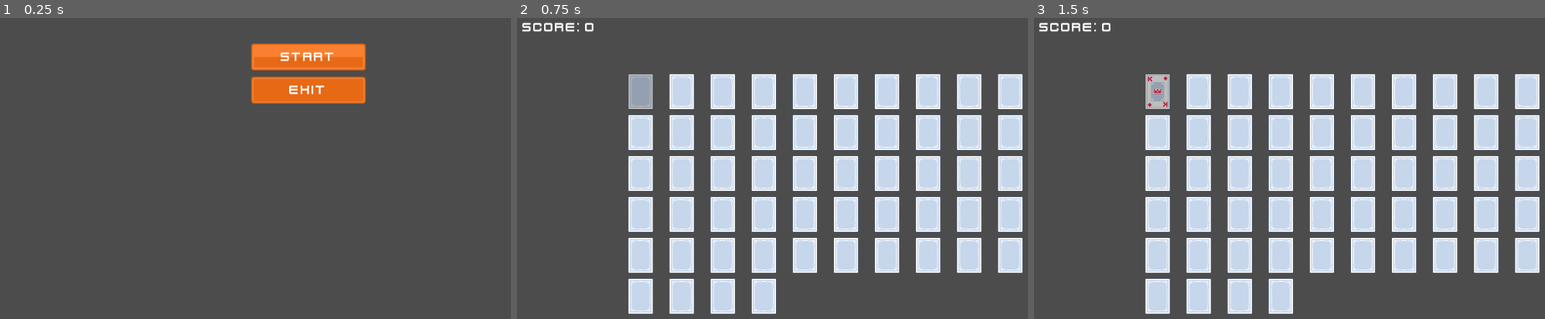
Above: before the commit, frames 1-3 (left to right).
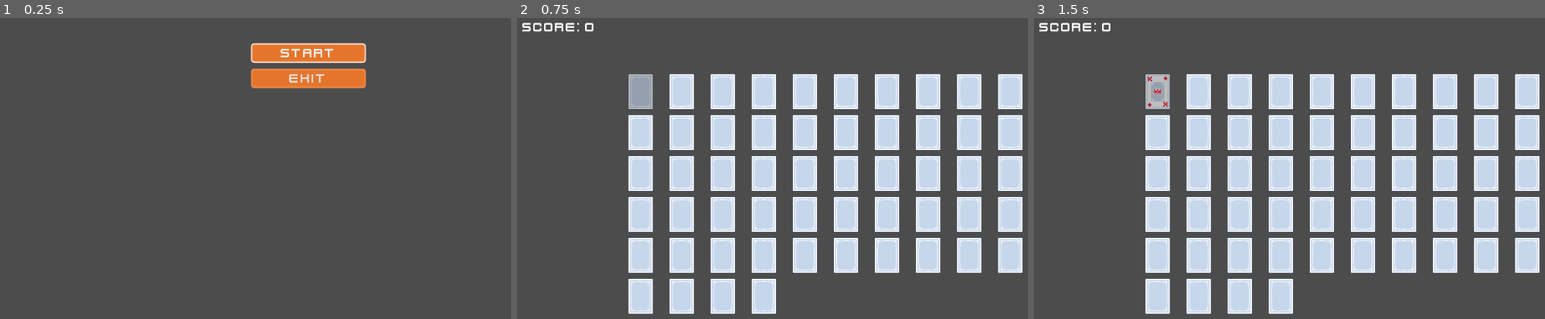
Above: after the commit, the same moments.

Repository: sakkaku-dev/memory-card
Game: Godot game, scene res://scenes/Game.tscn
Same seed, same stepped clock (60 frames per second), same inputs: the game is played once before the commit and once after it.
Inputs (mouse positions are in pixels of both pictures, inside the frame that each line leads up to):
- Up to frame 1 (0.25 s): no input
- Up to frame 2 (0.75 s): click "Start" at 0.5 s
- Up to frame 3 (1.5 s): click (1156, 90) at 1.25 s

The runs differ from the first frame. In frame 1, 3.1% of the frame differs, in the area x 49-72%, y 8-29%; in frame 2, nothing differs; in frame 3, nothing differs.

Commit message:
Add confirm dialog

Diff:
--- /dev/null
+++ b/assets/styles/button_active.tres
@@ -0,0 +1,14 @@
+[gd_resource type="StyleBoxFlat" format=2]
+
+[resource]
+bg_color = Color( 0.901961, 0.462745, 0.172549, 1 )
+border_width_left = 3
+border_width_top = 3
+border_width_right = 3
+border_width_bottom = 3
+border_color = Color( 1, 1, 1, 1 )
+border_blend = true
+corner_radius_top_left = 5
+corner_radius_top_right = 5
+corner_radius_bottom_right = 5
+corner_radius_bottom_left = 5
--- /dev/null
+++ b/assets/styles/button_normal.tres
@@ -0,0 +1,13 @@
+[gd_resource type="StyleBoxFlat" format=2]
+
+[resource]
+bg_color = Color( 0.901961, 0.462745, 0.172549, 1 )
+border_width_left = 3
+border_width_top = 3
+border_width_right = 3
+border_width_bottom = 3
+border_color = Color( 0.921569, 0.533333, 0.27451, 1 )
+corner_radius_top_left = 5
+corner_radius_top_right = 5
+corner_radius_bottom_right = 5
+corner_radius_bottom_left = 5
--- a/assets/fonts/main_font.tres
+++ b/assets/styles/main_font.tres
@@ -1,6 +1,6 @@
 [gd_resource type="DynamicFont" load_steps=2 format=2]
 
-[ext_resource path="res://assets/fonts/kenvector_future.ttf" type="DynamicFontData" id=1]
+[ext_resource path="res://assets/styles/kenvector_future.ttf" type="DynamicFontData" id=1]
 
 [resource]
 size = 22
--- /dev/null
+++ b/assets/styles/main_theme.tres
@@ -0,0 +1,20 @@
+[gd_resource type="Theme" load_steps=4 format=2]
+
+[ext_resource path="res://assets/styles/main_font.tres" type="DynamicFont" id=1]
+[ext_resource path="res://assets/styles/button_active.tres" type="StyleBox" id=2]
+[ext_resource path="res://assets/styles/button_normal.tres" type="StyleBox" id=3]
+
+[resource]
+default_font = ExtResource( 1 )
+Button/colors/font_color = Color( 0.878431, 0.878431, 0.878431, 1 )
+Button/colors/font_color_disabled = Color( 0.9, 0.9, 0.9, 0.2 )
+Button/colors/font_color_hover = Color( 0.878431, 0.878431, 0.878431, 1 )
+Button/colors/font_color_pressed = Color( 1, 1, 1, 1 )
+Button/constants/hseparation = 2
+Button/fonts/font = null
+Button/styles/disabled = null
+Button/styles/focus = ExtResource( 2 )
+Button/styles/hover = ExtResource( 2 )
+Button/styles/normal = ExtResource( 3 )
+Button/styles/pressed = null
+PopupPanel/styles/panel = ExtResource( 3 )
--- a/project.godot
+++ b/project.godot
@@ -15,9 +15,9 @@
 "path": "res://scripts/input/EmptyPlayerInput.gd"
 }, {
 "base": "TextureButton",
-"class": "FocusButton",
+"class": "FocusTextureButton",
 "language": "GDScript",
-"path": "res://scenes/ui/FocusButton.gd"
+"path": "res://scenes/ui/FocusTextureButton.gd"
 }, {
 "base": "Control",
 "class": "Focusable",
@@ -61,7 +61,7 @@
 } ]
 _global_script_class_icons={
 "EmptyPlayerInput": "",
-"FocusButton": "",
+"FocusTextureButton": "",
 "Focusable": "",
 "InputReader": "",
 "Menu": "",
--- a/scenes/Game.gd
+++ b/scenes/Game.gd
@@ -12,11 +12,6 @@
 	game.hide()
 	game_ui.hide()
 	update_score()
-
-
-func _input(event):
-	if event.is_action_pressed("ui_cancel"):
-		toggle_menu()
 
 
 func start_game():
--- a/scenes/Game.tscn
+++ b/scenes/Game.tscn
@@ -1,13 +1,28 @@
-[gd_scene load_steps=6 format=2]
+[gd_scene load_steps=9 format=2]
 
 [ext_resource path="res://scenes/MemoryCardGrid.tscn" type="PackedScene" id=1]
 [ext_resource path="res://scenes/Game.gd" type="Script" id=2]
 [ext_resource path="res://scenes/ui/Menu.tscn" type="PackedScene" id=3]
 [ext_resource path="res://scenes/ui/Button.tscn" type="PackedScene" id=4]
-[ext_resource path="res://assets/fonts/main_font.tres" type="DynamicFont" id=5]
+[ext_resource path="res://assets/styles/main_font.tres" type="DynamicFont" id=5]
+[ext_resource path="res://scenes/ui/Confirm.tscn" type="PackedScene" id=6]
+[ext_resource path="res://scenes/ui/DialogContainer.tscn" type="PackedScene" id=7]
+[ext_resource path="res://assets/styles/main_theme.tres" type="Theme" id=8]
 
 [node name="Game" type="Node"]
 script = ExtResource( 2 )
+
+[node name="DialogLayer" type="CanvasLayer" parent="."]
+layer = 2
+
+[node name="DialogContainer" parent="DialogLayer" instance=ExtResource( 7 )]
+theme = ExtResource( 8 )
+
+[node name="ExitConfirm" parent="DialogLayer/DialogContainer" instance=ExtResource( 6 )]
+margin_left = 383.0
+margin_top = 236.0
+margin_right = 641.0
+margin_bottom = 364.0
 
 [node name="MenuLayer" type="CanvasLayer" parent="."]
 
@@ -17,6 +32,7 @@
 anchor_bottom = 1.0
 margin_left = -95.0
 margin_right = 95.0
+theme = ExtResource( 8 )
 custom_constants/margin_top = 50
 __meta__ = {
 "_edit_use_anchors_": false
@@ -31,21 +47,15 @@
 margin_bottom = 600.0
 
 [node name="Start" parent="MenuLayer/MainMenu/Menu" instance=ExtResource( 4 )]
-anchor_right = 0.0
-anchor_bottom = 0.0
 margin_right = 190.0
-margin_bottom = 45.0
-focus_neighbour_bottom = NodePath("../Exit")
-label = "Start"
+margin_bottom = 32.0
+text = "Start"
 
 [node name="Exit" parent="MenuLayer/MainMenu/Menu" instance=ExtResource( 4 )]
-anchor_right = 0.0
-anchor_bottom = 0.0
-margin_top = 55.0
+margin_top = 42.0
 margin_right = 190.0
-margin_bottom = 100.0
-focus_neighbour_top = NodePath("../Start")
-label = "Exit"
+margin_bottom = 74.0
+text = "Exit"
 
 [node name="UILayer" type="CanvasLayer" parent="."]
 layer = -1
@@ -82,6 +92,7 @@
 anchor_bottom = 0.0
 margin_right = 1024.0
 margin_bottom = 600.0
+[connection signal="confirm" from="DialogLayer/DialogContainer/ExitConfirm" to="." method="exit_game"]
 [connection signal="pressed" from="MenuLayer/MainMenu/Menu/Start" to="." method="start_game"]
-[connection signal="pressed" from="MenuLayer/MainMenu/Menu/Exit" to="." method="exit_game"]
+[connection signal="pressed" from="MenuLayer/MainMenu/Menu/Exit" to="DialogLayer/DialogContainer/ExitConfirm" method="open"]
 [connection signal="cards_matched" from="MarginContainer/MemoryCardGrid" to="." method="_on_MemoryCardGrid_cards_matched"]
--- a/scenes/ui/Button.gd
+++ b/scenes/ui/Button.gd
@@ -1,10 +1,16 @@
-tool
 extends TextureButton
 
 export var label := "Test"
+export var confirm_dialog: NodePath
 
 onready var label_elem := $Label
 onready var texture_button := $TextureButton
 
 func _ready():
 	label_elem.text = label
+
+
+func _on_Button_pressed():
+	if confirm_dialog:
+		var dialog = get_node(confirm_dialog)
+		dialog.show_modal()
--- a/scenes/ui/Button.tscn
+++ b/scenes/ui/Button.tscn
@@ -1,28 +1,9 @@
-[gd_scene load_steps=5 format=2]
+[gd_scene format=2]
 
-[ext_resource path="res://assets/fonts/main_font.tres" type="DynamicFont" id=1]
-[ext_resource path="res://assets/ui/red_button00.png" type="Texture" id=2]
-[ext_resource path="res://scenes/ui/Button.gd" type="Script" id=3]
-[ext_resource path="res://assets/ui/red_button12.png" type="Texture" id=4]
-
-[node name="Button" type="TextureButton"]
-anchor_right = 1.0
-anchor_bottom = 1.0
-texture_normal = ExtResource( 2 )
-texture_hover = ExtResource( 4 )
-texture_focused = ExtResource( 4 )
-script = ExtResource( 3 )
+[node name="Button" type="Button"]
+margin_right = 12.0
+margin_bottom = 20.0
+text = "Test"
 __meta__ = {
 "_edit_use_anchors_": false
 }
-
-[node name="Label" type="Label" parent="."]
-anchor_right = 1.0
-anchor_bottom = 1.0
-custom_fonts/font = ExtResource( 1 )
-text = "Test"
-align = 1
-valign = 1
-__meta__ = {
-"_edit_use_anchors_": false
-}
--- /dev/null
+++ b/scenes/ui/Confirm.gd
@@ -0,0 +1,27 @@
+extends Popup
+
+signal confirm
+signal cancel
+
+export var label_text = "Are you sure?"
+onready var label = $MarginContainer/VBoxContainer/Label
+
+onready var confirm = $MarginContainer/VBoxContainer/HBoxContainer/Confirm
+onready var cancel = $MarginContainer/VBoxContainer/HBoxContainer/Cancel
+
+func _ready():
+	label.text = label_text
+
+
+func _on_Confirm_pressed():
+	emit_signal("confirm")
+
+
+func _on_Cancel_pressed():
+	hide()
+	emit_signal("cancel")
+
+
+func open():
+	show_modal()
+	confirm.grab_focus()
--- /dev/null
+++ b/scenes/ui/Confirm.tscn
@@ -0,0 +1,82 @@
+[gd_scene load_steps=6 format=2]
+
+[ext_resource path="res://scenes/ui/Confirm.gd" type="Script" id=1]
+[ext_resource path="res://assets/styles/main_font.tres" type="DynamicFont" id=2]
+[ext_resource path="res://assets/ui/red_boxCheckmark.png" type="Texture" id=3]
+[ext_resource path="res://assets/ui/red_boxCross.png" type="Texture" id=4]
+[ext_resource path="res://scenes/ui/FocusTextureButton.gd" type="Script" id=5]
+
+[node name="PopupPanel" type="PopupPanel"]
+margin_right = 8.0
+margin_bottom = 8.0
+script = ExtResource( 1 )
+__meta__ = {
+"_edit_use_anchors_": false
+}
+
+[node name="MarginContainer" type="MarginContainer" parent="."]
+anchor_left = 0.5
+anchor_top = 0.5
+anchor_right = 0.5
+anchor_bottom = 0.5
+margin_left = -126.0
+margin_top = -61.0
+margin_right = 126.0
+margin_bottom = 61.0
+custom_constants/margin_right = 20
+custom_constants/margin_top = 20
+custom_constants/margin_left = 20
+custom_constants/margin_bottom = 20
+__meta__ = {
+"_edit_use_anchors_": false
+}
+
+[node name="VBoxContainer" type="VBoxContainer" parent="MarginContainer"]
+margin_left = 20.0
+margin_top = 20.0
+margin_right = 232.0
+margin_bottom = 102.0
+custom_constants/separation = 20
+
+[node name="Label" type="Label" parent="MarginContainer/VBoxContainer"]
+margin_right = 212.0
+margin_bottom = 26.0
+custom_fonts/font = ExtResource( 2 )
+text = "Are you sure?"
+
+[node name="HBoxContainer" type="HBoxContainer" parent="MarginContainer/VBoxContainer"]
+margin_top = 46.0
+margin_right = 212.0
+margin_bottom = 82.0
+
+[node name="Confirm" type="TextureButton" parent="MarginContainer/VBoxContainer/HBoxContainer"]
+margin_right = 38.0
+margin_bottom = 36.0
+focus_neighbour_left = NodePath("../Cancel")
+focus_neighbour_right = NodePath("../Cancel")
+focus_next = NodePath("../Cancel")
+focus_previous = NodePath("../Cancel")
+texture_normal = ExtResource( 3 )
+script = ExtResource( 5 )
+
+[node name="Control" type="Control" parent="MarginContainer/VBoxContainer/HBoxContainer"]
+margin_left = 42.0
+margin_right = 170.0
+margin_bottom = 36.0
+size_flags_horizontal = 3
+__meta__ = {
+"_edit_use_anchors_": false
+}
+
+[node name="Cancel" type="TextureButton" parent="MarginContainer/VBoxContainer/HBoxContainer"]
+margin_left = 174.0
+margin_right = 212.0
+margin_bottom = 36.0
+focus_neighbour_left = NodePath("../Confirm")
+focus_neighbour_right = NodePath("../Confirm")
+focus_next = NodePath("../Confirm")
+focus_previous = NodePath("../Confirm")
+texture_normal = ExtResource( 4 )
+script = ExtResource( 5 )
+[connection signal="pressed" from="MarginContainer/VBoxContainer/HBoxContainer/Confirm" to="." method="_on_Confirm_pressed"]
+[connection signal="pressed" from="MarginContainer/VBoxContainer/HBoxContainer/Cancel" to="." method="_on_Cancel_pressed"]
--- /dev/null
+++ b/scenes/ui/DialogContainer.gd
@@ -0,0 +1,8 @@
+extends CenterContainer
+
+func _ready():
+	hide()
+	for child in get_children():
+		var popup = child as Popup
+		popup.connect("about_to_show", self, "show")
+		popup.connect("popup_hide", self, "hide")
--- /dev/null
+++ b/scenes/ui/DialogContainer.tscn
@@ -0,0 +1,11 @@
+[gd_scene load_steps=2 format=2]
+
+[ext_resource path="res://scenes/ui/DialogContainer.gd" type="Script" id=1]
+
+[node name="DialogContainer" type="CenterContainer"]
+anchor_right = 1.0
+anchor_bottom = 1.0
+script = ExtResource( 1 )
+__meta__ = {
+"_edit_use_anchors_": false
+}
--- a/scenes/ui/FocusButton.gd
+++ /dev/null
@@ -1,7 +0,0 @@
-extends TextureButton
-
-class_name FocusButton
-
-func _gui_input(event):
-	if event.is_action("ui_accept"):
-		emit_signal("pressed")
--- /dev/null
+++ b/scenes/ui/FocusTextureButton.gd
@@ -0,0 +1,13 @@
+extends TextureButton
+
+class_name FocusTextureButton
+
+func _ready():
+	connect("focus_entered", self, "_on_focus")
+	connect("focus_exited", self, "_on_unfocus")
+
+func _on_focus():
+	modulate = Color.gray
+
+func _on_unfocus():
+	modulate = Color.white
Renamed: assets/fonts/kenvector_future.ttf -> assets/styles/kenvector_future.ttf
